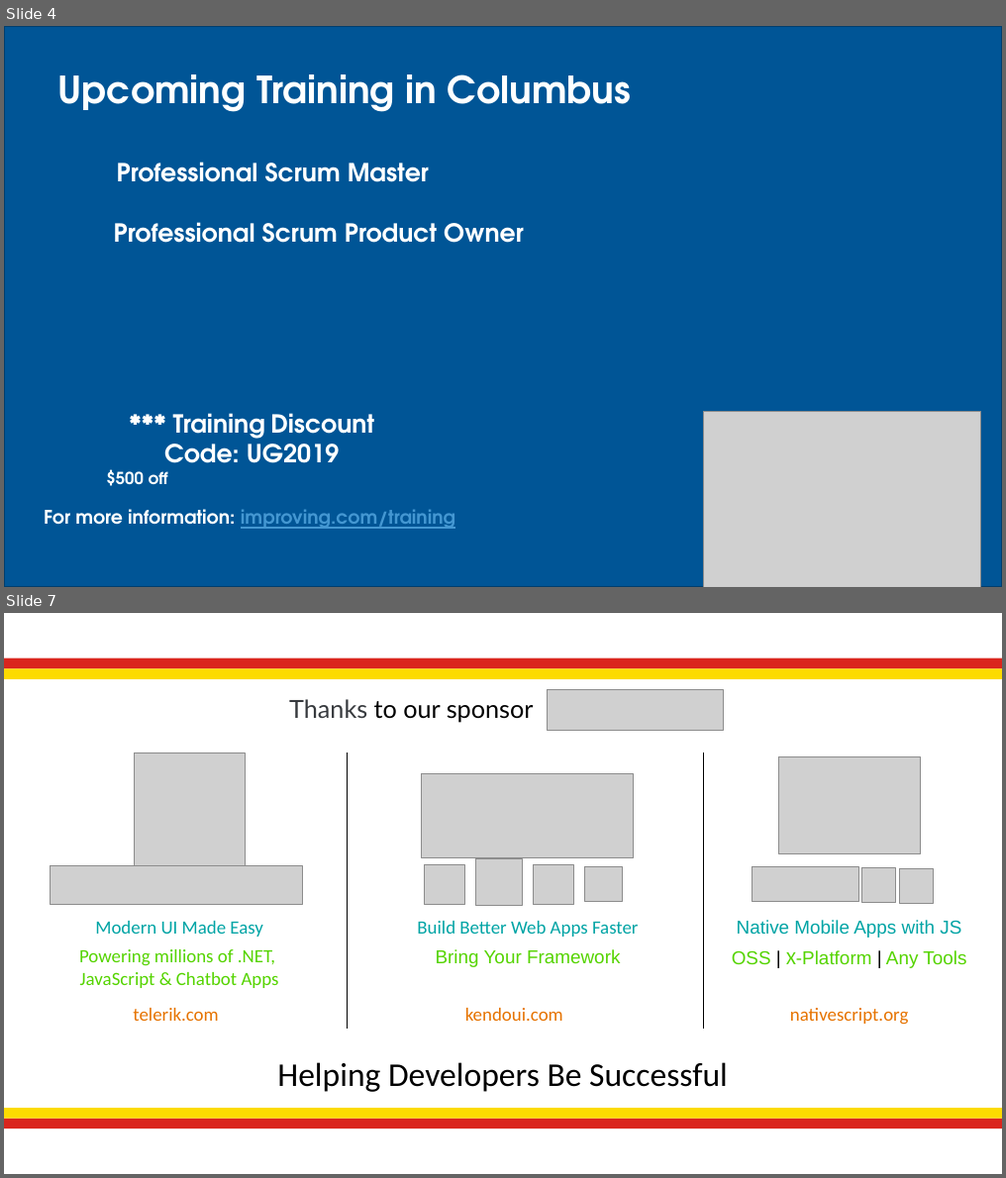
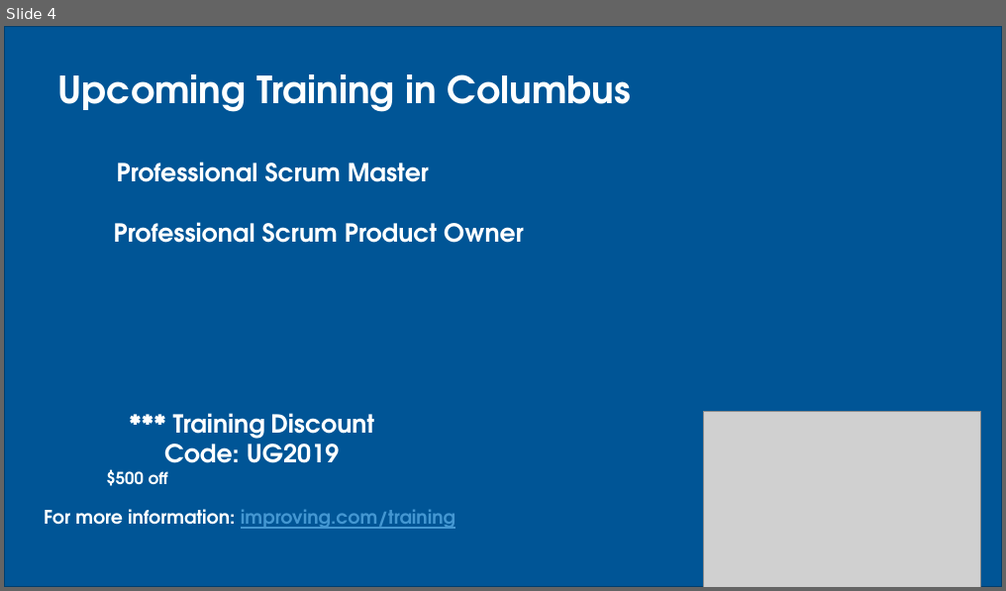
Before and after one commit to JavaScriptandFriends/VueMeetup, a slide deck: PreMeeting.pptx. Shown one above the other, each under a label of ours: slides 4 and 7 before the commit, slide 4 after it; the slides between them are not shown. The pictures are 1006x1178 and 1006x591 pixels, drawn with LibreOffice and Linux fonts; fonts in the diff are those of the drawing; grey boxes stand for pictures; background and template pictures are left out. Boxes give left, top, right and bottom in pixels: in the first picture for what was removed or moved away, otherwise in the second. Text is boxed around its words. In the diff, an @@ line names an element or a change of style, - is before the commit and + after.

```diff
--- a/PreMeeting.pptx
+++ b/PreMeeting.pptx
@@ slide 7 removed at bbox=[4, 613, 1002, 1174], background #FFFFFF @@
@@ rectangle removed at bbox=[4, 659, 1002, 669] @@
@@ rectangle removed at bbox=[4, 668, 1002, 679] @@
@@ text removed at bbox=[289, 699, 534, 723] @@
-Thanks to our sponsor
@@ picture removed at bbox=[547, 689, 723, 731] @@
@@ picture removed at bbox=[135, 753, 245, 882] @@
@@ line removed from (348, 753) to (348, 1029) @@
@@ line removed from (704, 753) to (704, 1029) @@
@@ picture removed at bbox=[779, 757, 921, 854] @@
@@ picture removed at bbox=[422, 774, 634, 858] @@
@@ picture removed at bbox=[50, 866, 302, 904] @@
@@ picture removed at bbox=[425, 864, 465, 905] @@
@@ picture removed at bbox=[475, 860, 522, 906] @@
@@ picture removed at bbox=[534, 864, 573, 905] @@
@@ picture removed at bbox=[584, 867, 623, 902] @@
@@ picture removed at bbox=[751, 867, 859, 902] @@
@@ picture removed at bbox=[862, 868, 896, 903] @@
@@ picture removed at bbox=[899, 869, 934, 903] @@
@@ text removed at bbox=[79, 921, 279, 988] @@
-Modern UI Made Easy
-Powering millions of .NET,
-JavaScript & Chatbot Apps
@@ text removed at bbox=[417, 921, 639, 967] @@
-Build Better Web Apps Faster
-Bring Your Framework
@@ text removed at bbox=[732, 920, 966, 968] @@
-Native Mobile Apps with JS
-OSS | X-Platform | Any Tools
@@ text removed at bbox=[133, 1008, 218, 1021] @@
-telerik.com
@@ text removed at bbox=[465, 1008, 563, 1021] @@
-kendoui.com
@@ text removed at bbox=[790, 1008, 908, 1025] @@
-nativescript.org
@@ title removed at bbox=[277, 1062, 728, 1092] @@
-Helping Developers Be Successful
@@ rectangle removed at bbox=[4, 1109, 1002, 1119] @@
@@ rectangle removed at bbox=[4, 1118, 1002, 1129] @@
```
Also in this commit, not shown: 3 slides changed, 1 other slide removed.
